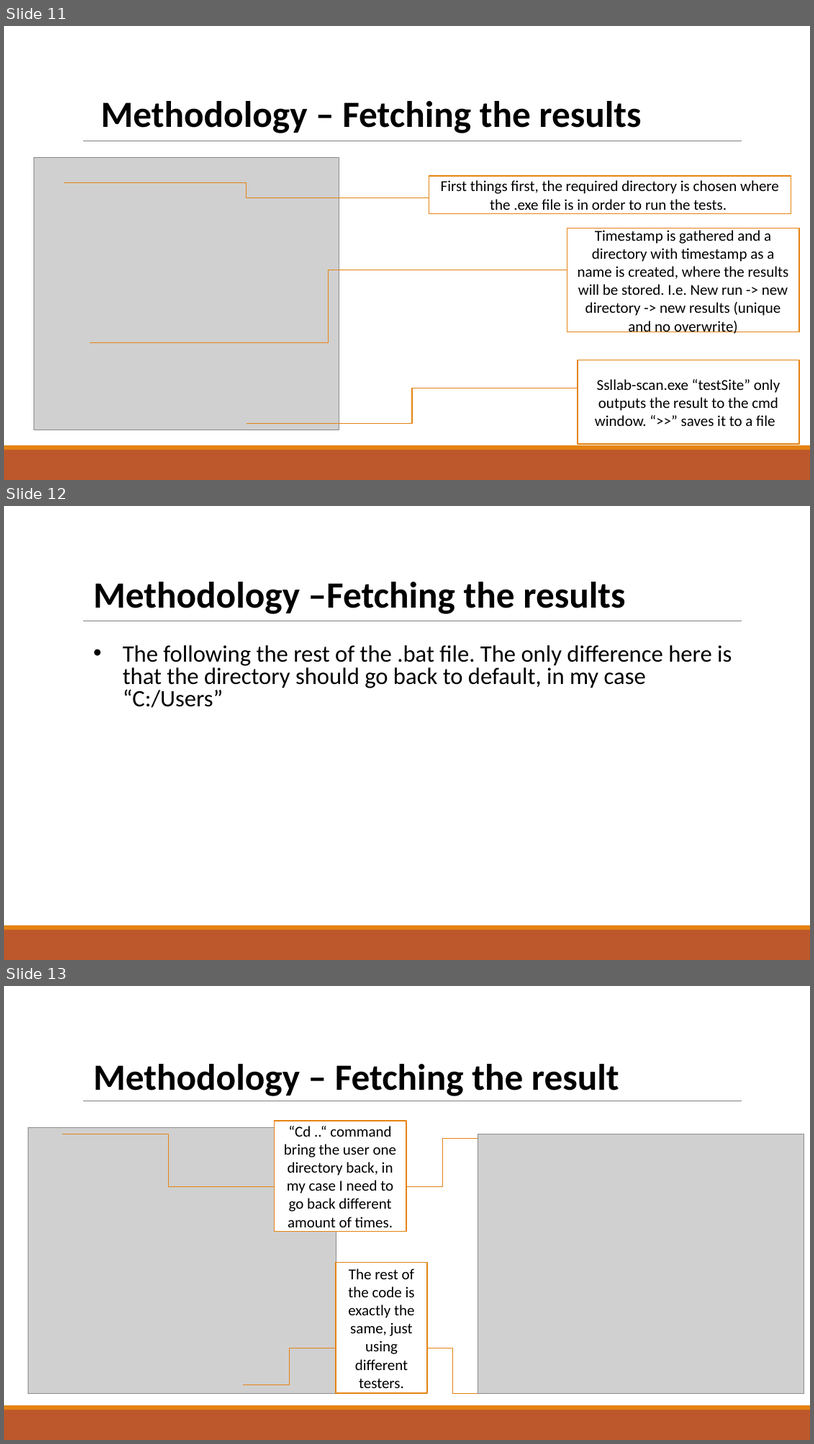
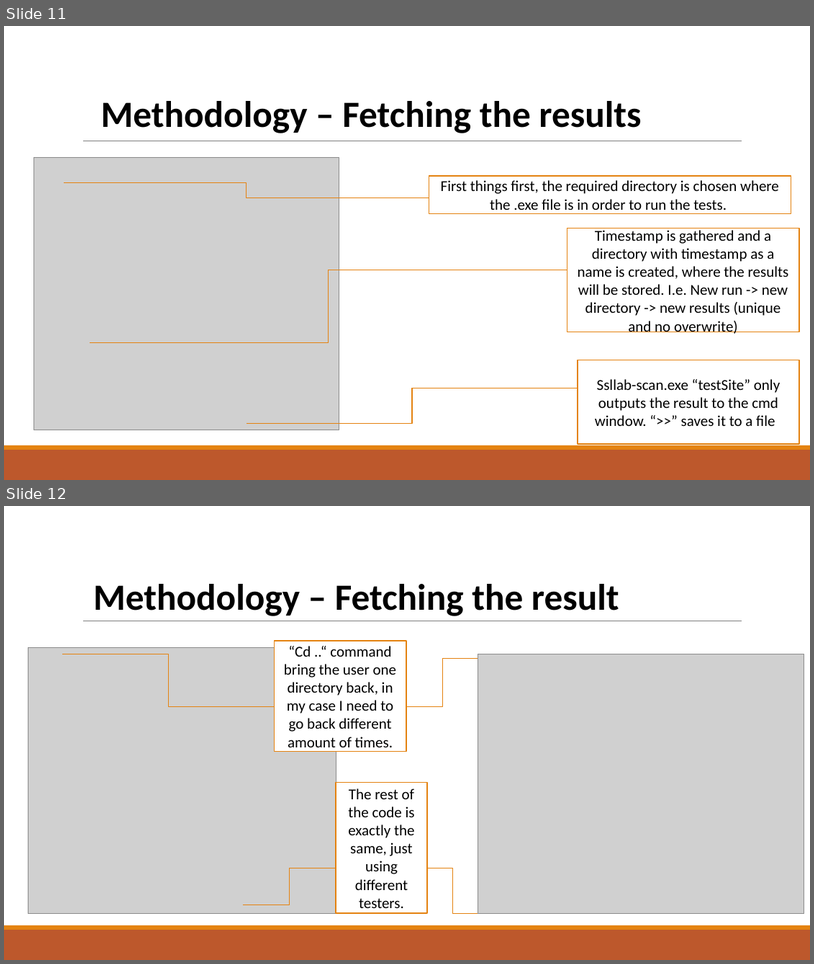
Before and after one commit to Fedchukhlib/4E2-Project, a slide deck: 4E1 HF-Project-Presentation.pptx. Shown one above the other, each under a label of ours: slides 11, 12 and 13 before the commit, slides 11 and 12 after it. The pictures are 814x1444 and 814x964 pixels, drawn with LibreOffice and Linux fonts; fonts in the diff are those of the drawing; grey boxes stand for pictures. Boxes give left, top, right and bottom in pixels: in the first picture for what was removed or moved away, otherwise in the second. Text is boxed around its words. In the diff, an @@ line names an element or a change of style, - is before the commit and + after.

```diff
--- a/4E1 HF-Project-Presentation.pptx
+++ b/4E1 HF-Project-Presentation.pptx
@@ slide 12 removed at [4,506,810,960], background #FFFFFF; not listed: 3 template elements that a slide beside it also shows @@
@@ text removed at [93,582,625,614] @@
-Methodology –Fetching the results
@@ text removed at [123,645,732,708] @@
-• The following the rest of the .bat file. The only difference here is that the directory should go back to default, in my case “C:/Users”
@@ what was slide 13 is now slide 12 @@
```
Also in this commit, not shown: 4 slides changed.
